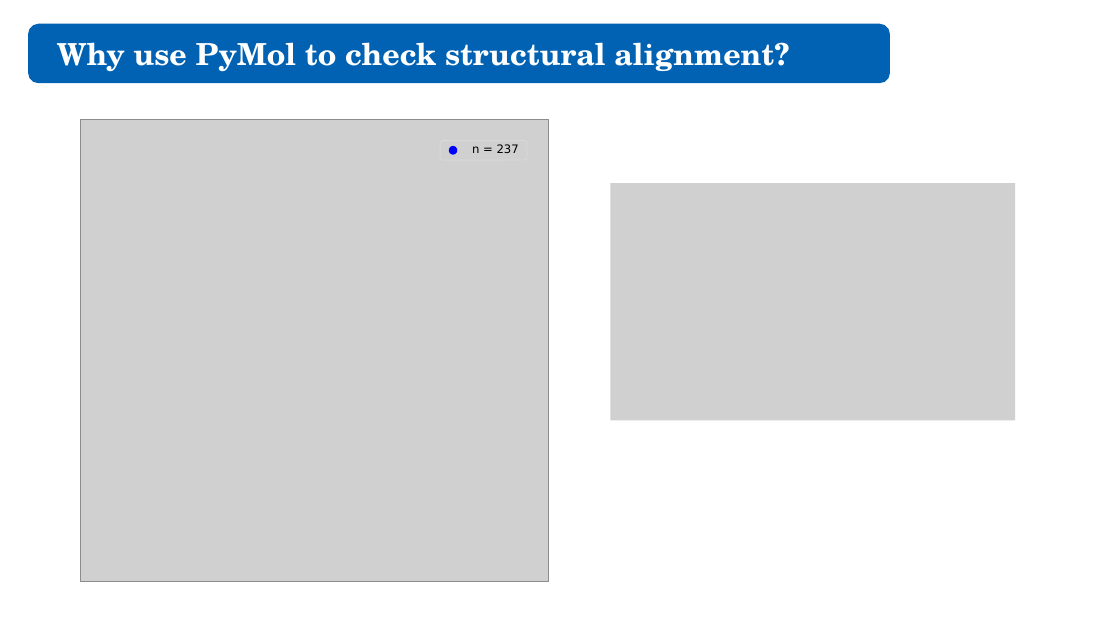
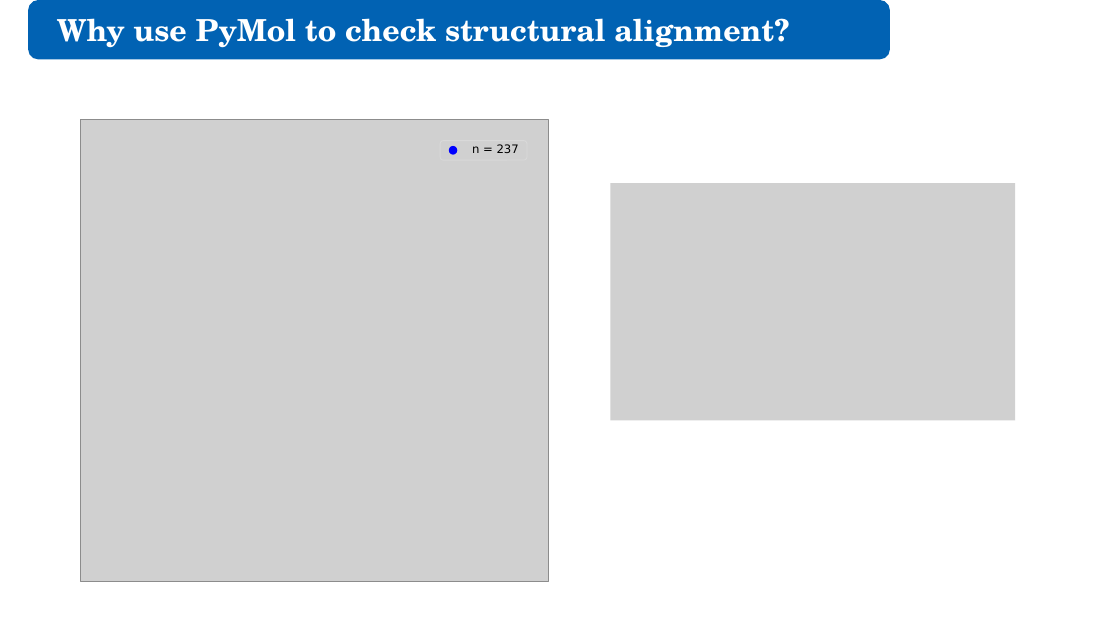
Before and after one commit to juliandeanmoran/BISSH, a slide deck: slide 4 of reports/2026-08-28_projectUpdate_3/2026-08-28_projectUpdate_3_jmoran.pptx (slide 3 before the commit). Drawn at 1120x630 pixels with LibreOffice and Linux fonts; fonts in the diff are those of the drawing; grey boxes stand for pictures. Boxes give left, top, right and bottom in pixels: in the first picture for what was removed or moved away, otherwise in the second. Text is boxed around its words. In the diff, an @@ line names an element or a change of style, - is before the commit and + after.

```diff
--- a/reports/2026-08-28_projectUpdate_3/2026-08-28_projectUpdate_3_jmoran.pptx
+++ b/reports/2026-08-28_projectUpdate_3/2026-08-28_projectUpdate_3_jmoran.pptx
@@ rounded rectangle: place and size @@
-rounded rectangle at [29, 24, 889, 82]
+rounded rectangle at [29, 1, 889, 59]
@@ text "Why use PyMol to check ...": place and size @@
-text "Why use PyMol to check ..." at [57, 42, 789, 72]
+text "Why use PyMol to check ..." at [57, 18, 789, 48]
```
Also in this commit, not shown: 4 other slides changed, 5 slides added, 1 slide removed.
